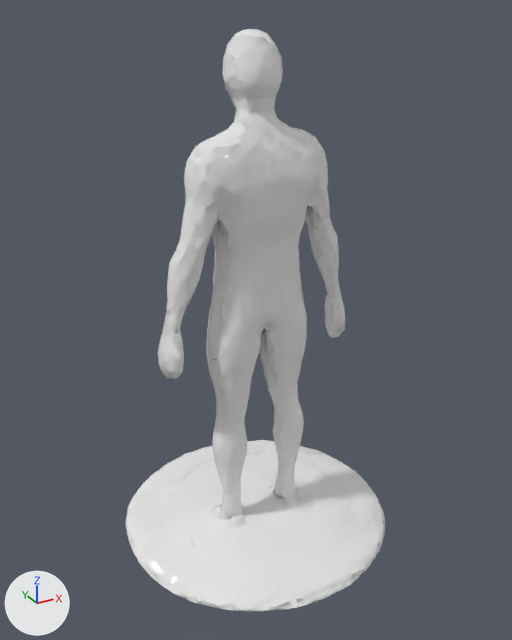
One commit to the glTF model frontend/public/twin.glb: the scene before it, then after it.
Before and after are seen from a camera (50 mm lens) standing at (-0.54, -0.997, 0.512) and looking at (-0.001, -0.017, 0.022). The lights are fixed; the arrows at lower left show +X, +Y and +Z. The older version comes first. Where no turn or scale is listed for an object, it has been applied to the vertices.

Names of what the first picture shows: 'geometry_0'.
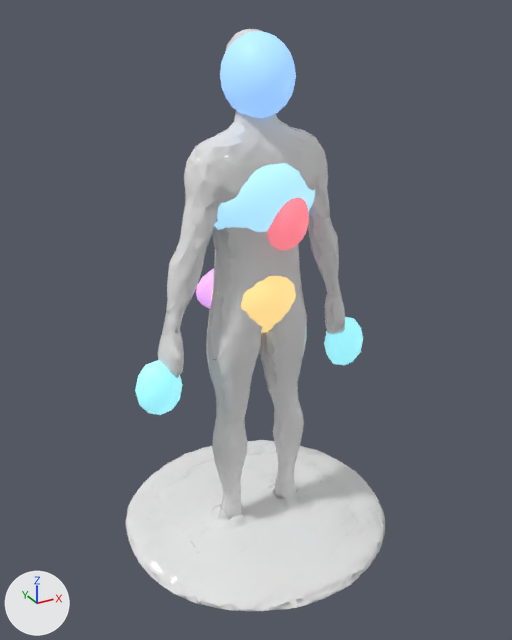
Changed parts and their boxes (x1, y1, x2, y2) in the pictures (512 x 640 px):
'organ_head', added (blue)
    after: (220, 31, 296, 118)
'organ_lungs', added (blue)
    after: (214, 163, 315, 232)
'organ_belly', added (beige)
    after: (211, 276, 296, 333)
'organ_hand_r', added (cyan)
    after: (135, 360, 183, 415)
'organ_heart', added (pink)
    after: (267, 198, 309, 250)
'organ_hand_l', added (cyan)
    after: (324, 317, 363, 365)
'organ_kidney', added (purple)
    after: (196, 269, 214, 309)

The change, as a diff of the scene's bpy script:
```diff
--- a/frontend/public/twin.glb.py
+++ b/frontend/public/twin.glb.py
@@ ob_organ_hand_r @@
+ob_organ_hand_r = bpy.data.objects.new('organ_hand_r', me_icosphere_011)  # an icosphere of 80 faces spanning x -0.038..0.038, y -0.03..0.03, z -0.05..0.05; in mat_organ_hand_r_mat (cyan #95e7f3, glowing cyan #7ec5d0)
+ob_organ_hand_r.location = (-0.185, -0.02, -0.06)
@@ ob_organ_hand_l @@
+ob_organ_hand_l = bpy.data.objects.new('organ_hand_l', me_icosphere_010)  # an icosphere of 80 faces spanning x -0.038..0.038, y -0.03..0.03, z -0.05..0.05; in mat_organ_hand_l_mat (cyan #95e7f3, glowing cyan #7ec5d0)
+ob_organ_hand_l.location = (0.185, -0.02, -0.06)
@@ ob_organ_kidney @@
+ob_organ_kidney = bpy.data.objects.new('organ_kidney', me_icosphere_009)  # 162 vertices, 320 faces; spans x -0.095..0.095, y -0.035..0.035, z -0.048..0.048; in mat_organ_kidney_mat_001 (purple #daa0ed, glowing purple #ba88cb)
+ob_organ_kidney.location = (0.0, 0.02, 0.075)
@@ ob_organ_belly @@
+ob_organ_belly = bpy.data.objects.new('organ_belly', me_icosphere_008)  # an icosphere of 320 faces spanning x -0.08..0.08, y -0.055..0.055, z -0.072..0.072; in mat_organ_belly_mat_001 (beige #f9d389, glowing beige #d5b474)
+ob_organ_belly.location = (0.0, -0.015, 0.07)
@@ ob_organ_lungs @@
+ob_organ_lungs = bpy.data.objects.new('organ_lungs', me_icosphere_007)  # 162 vertices, 320 faces; spans x -0.1..0.1, y -0.05..0.05, z -0.075..0.075; in mat_organ_lungs_mat_001 (blue #aae1ff, glowing blue #90c0da)
+ob_organ_lungs.location = (0.0, -0.03, 0.245)
@@ ob_organ_heart @@
+ob_organ_heart = bpy.data.objects.new('organ_heart', me_icosphere_006)  # an icosphere of 320 faces spanning x -0.042..0.042, y -0.04..0.04, z -0.052..0.052; in mat_organ_heart_mat_001 (pink #f37c89, glowing pink #d06974)
+ob_organ_heart.location = (0.03, -0.05, 0.205)
@@ ob_organ_head @@
+ob_organ_head = bpy.data.objects.new('organ_head', me_icosphere_005)  # an icosphere of 320 faces spanning x -0.055..0.055, y -0.062..0.062, z -0.062..0.062; in mat_organ_head_mat_001 (blue #95c4ff, glowing blue #7ea7da)
+ob_organ_head.location = (0.0, -0.02, 0.42)
```
